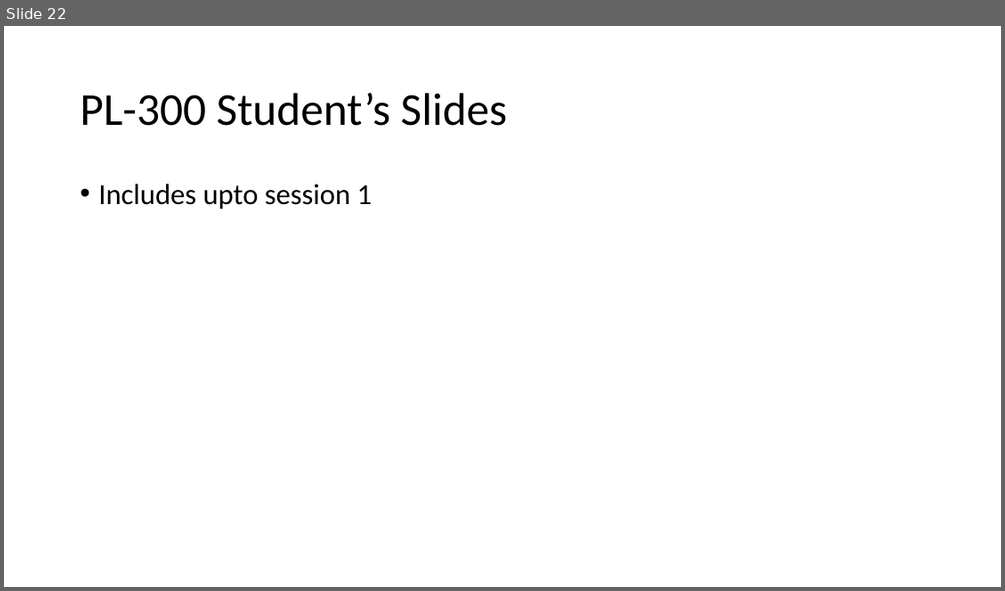
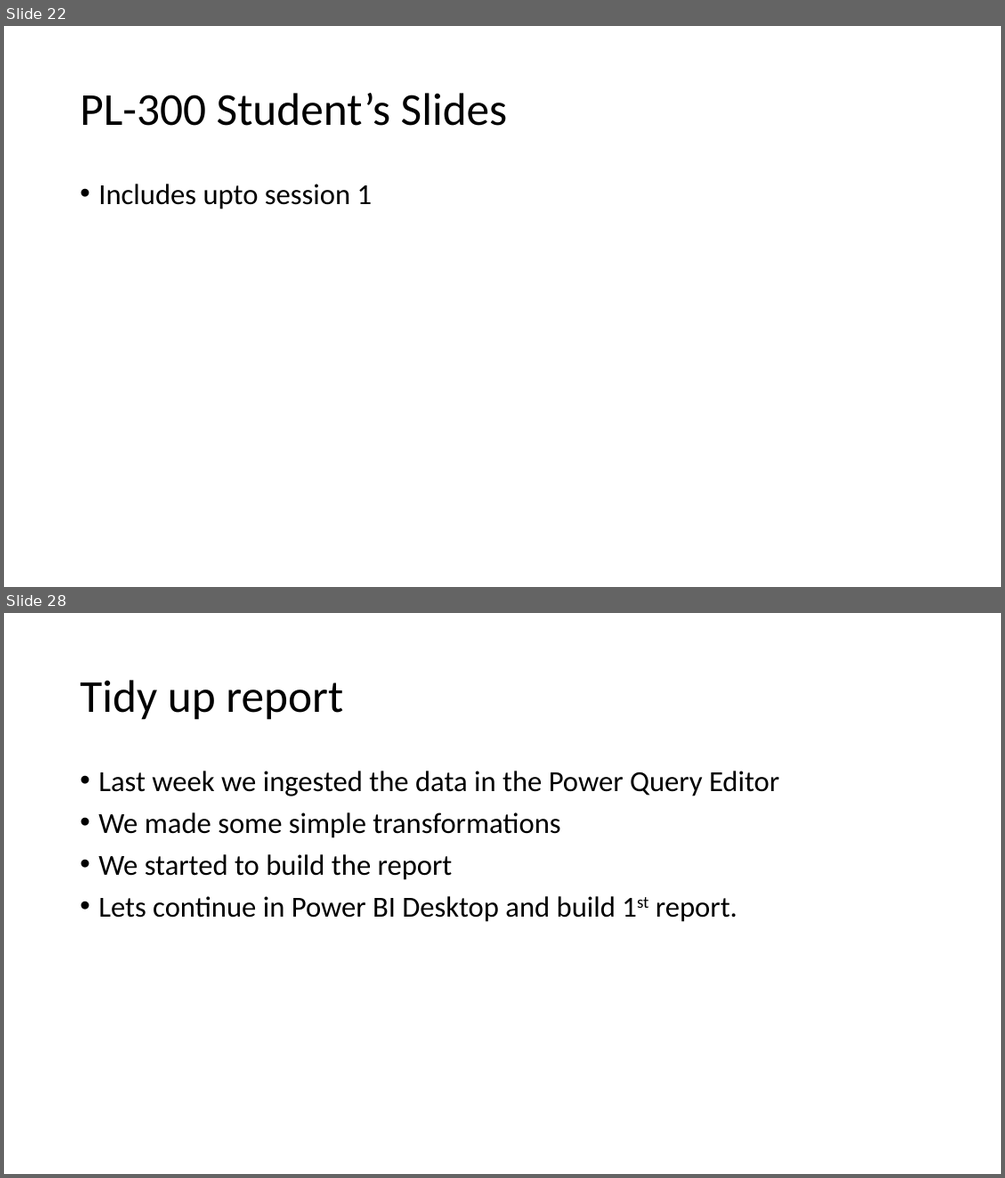
Before and after one commit to wottabyte/PBITraining, a slide deck: PL-300 online 2022/PL300 Students Slides.pptx. Shown one above the other, each under a label of ours: slide 22 before the commit, slides 22 and 28 after it; the slides between them are not shown. The pictures are 1005x591 and 1005x1178 pixels, drawn with LibreOffice and Linux fonts; fonts in the diff are those of the drawing. Boxes give left, top, right and bottom in pixels: in the first picture for what was removed or moved away, otherwise in the second. Text is boxed around its words. In the diff, an @@ line names an element or a change of style, - is before the commit and + after.

```diff
--- a/PL-300 online 2022/PL300 Students Slides.pptx
+++ b/PL-300 online 2022/PL300 Students Slides.pptx
@@ slide 28 added at [4,613,1001,1174], background #FFFFFF @@
@@ title added at [80,680,343,720], 44 pt, text #000000 @@
+Tidy up report
@@ text added at [98,771,779,922], 28 pt, text #000000 @@
+• Last week we ingested the data in the Power Query Editor
+• We made some simple transformations
+• We started to build the report
+• Lets continue in Power BI Desktop and build 1st report.
```
Also in this commit, not shown: 1 slide changed, 13 other slides added, 1 other file.
